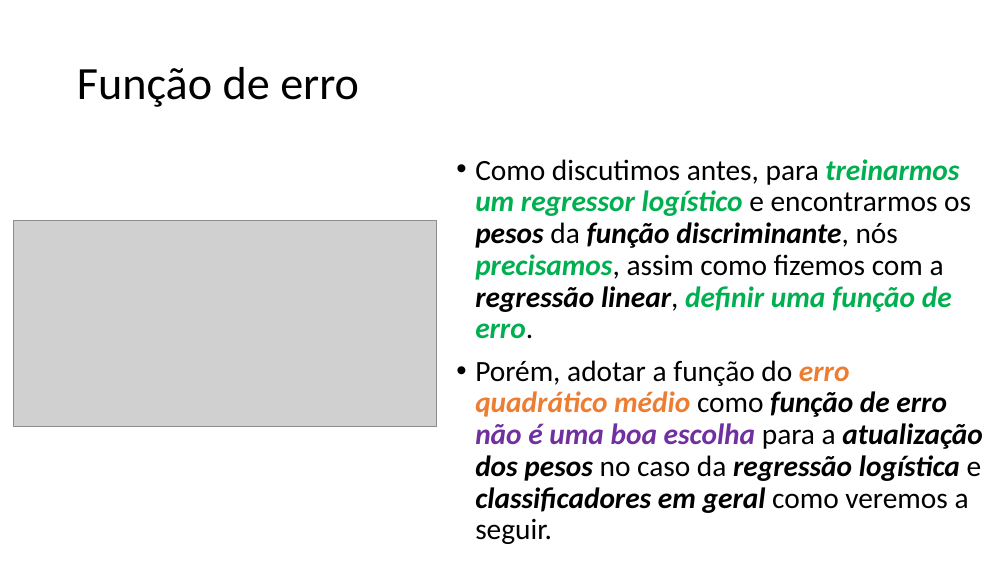
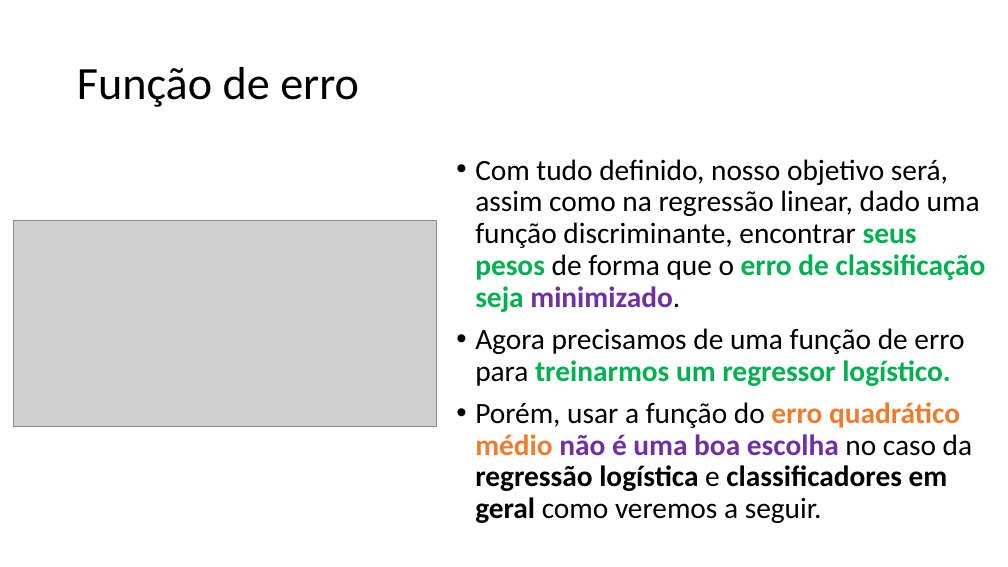
Before and after one commit to zz4fap/c24_inteligencia_artificial, a slide deck: slide 39 of slides/C24_Classificação.pptx (slide 46 before the commit). Drawn at 1008x567 pixels with LibreOffice and Linux fonts; fonts in the diff are those of the drawing; grey boxes stand for pictures. Boxes give left, top, right and bottom in pixels: in the first picture for what was removed or moved away, otherwise in the second. Text is boxed around its words. In the diff, an @@ line names an element or a change of style, - is before the commit and + after.

Commit message:
update of slides

```diff
--- a/slides/C24_Classificação.pptx
+++ b/slides/C24_Classificação.pptx
@@ text at [475,159,986,523]: text changed; bold off; italic off @@
-• Como discutimos antes, para treinarmos um regressor logístico e encontrarmos os pesos da função discriminante, nós precisamos, assim como fizemos com a regressão linear, definir uma função de erro.
-• Porém, adotar a função do erro quadrático médio como função de erro não é uma boa escolha para a atualização dos pesos no caso da regressão logística e classificadores em geral como veremos a seguir.
+• Com tudo definido, nosso objetivo será, assim como na regressão linear, dado uma função discriminante, encontrar seus pesos de forma que o erro de classificação seja minimizado.
+• Agora precisamos de uma função de erro para treinarmos um regressor logístico.
+• Porém, usar a função do erro quadrático médio não é uma boa escolha no caso da regressão logística e classificadores em geral como veremos a seguir.
```
Also in this commit, not shown: 1 other slide changed, 6 slides added, 8 slides removed.
